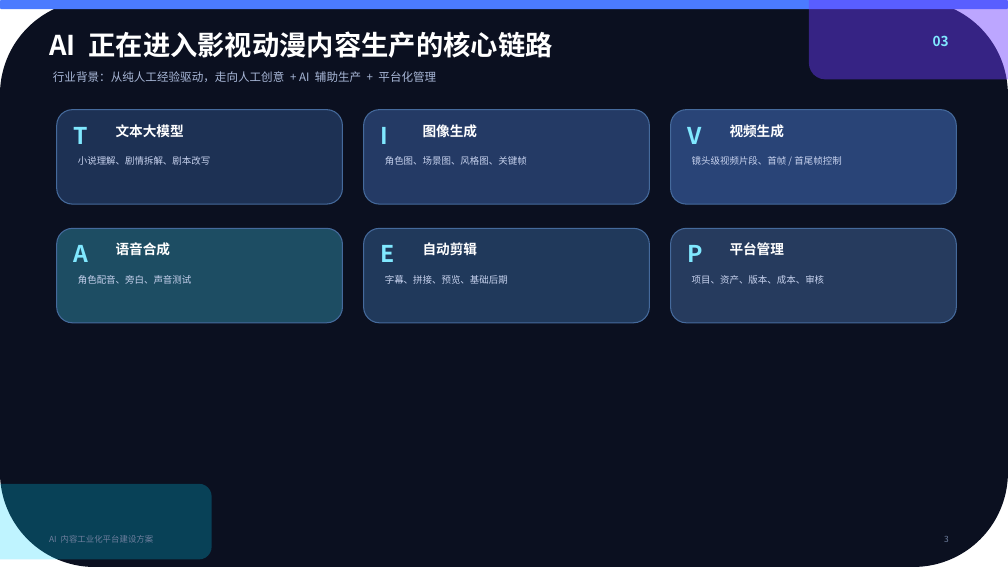
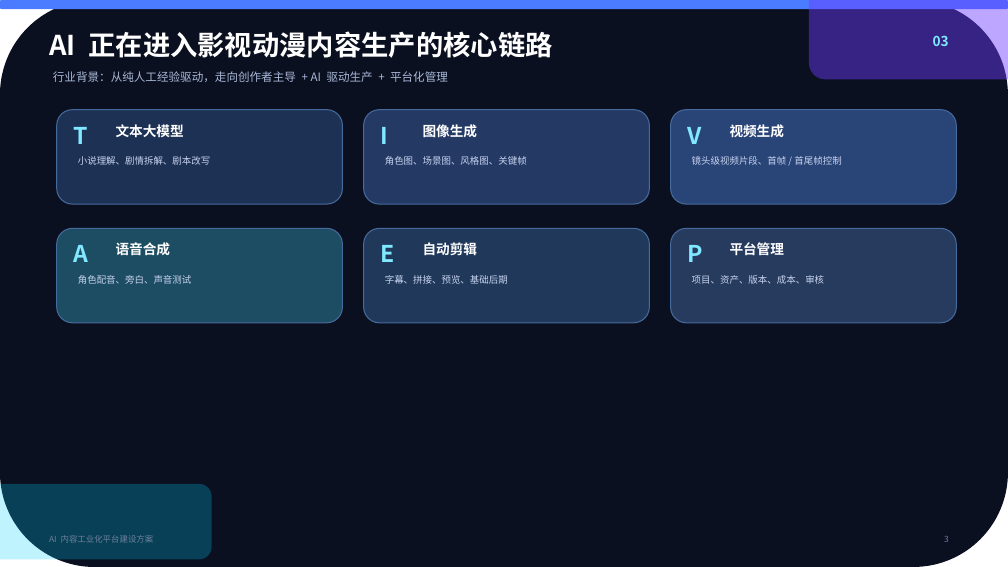
Before and after one commit to pleasureswx123/cine-forge, a slide deck: slide 3 of docs/AI内容工业化平台建设方案-老板汇报版.pptx. Drawn at 1008x567 pixels with LibreOffice and Linux fonts; fonts in the diff are those of the drawing. Boxes give left, top, right and bottom in pixels: in the first picture for what was removed or moved away, otherwise in the second. Text is boxed around its words. In the diff, an @@ line names an element or a change of style, - is before the commit and + after.

```diff
--- a/docs/AI内容工业化平台建设方案-老板汇报版.pptx
+++ b/docs/AI内容工业化平台建设方案-老板汇报版.pptx
@@ text at box(53, 71, 448, 82): text changed @@
-行业背景：从纯人工经验驱动，走向人工创意 + AI 辅助生产 + 平台化管理
+行业背景：从纯人工经验驱动，走向创作者主导 + AI 驱动生产 + 平台化管理
```
Also in this commit, not shown: 2 other slides changed, 16 other files.
